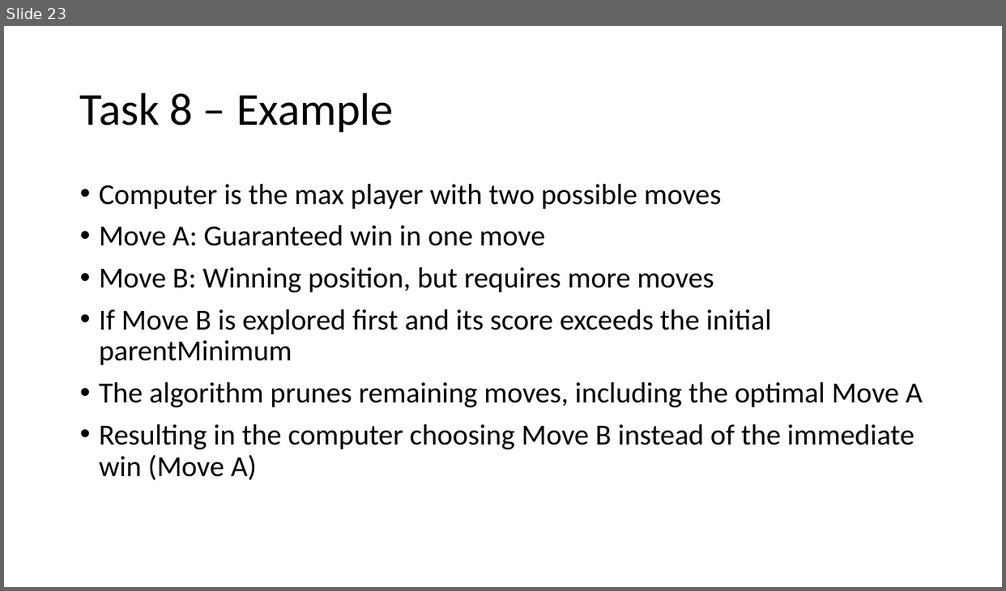
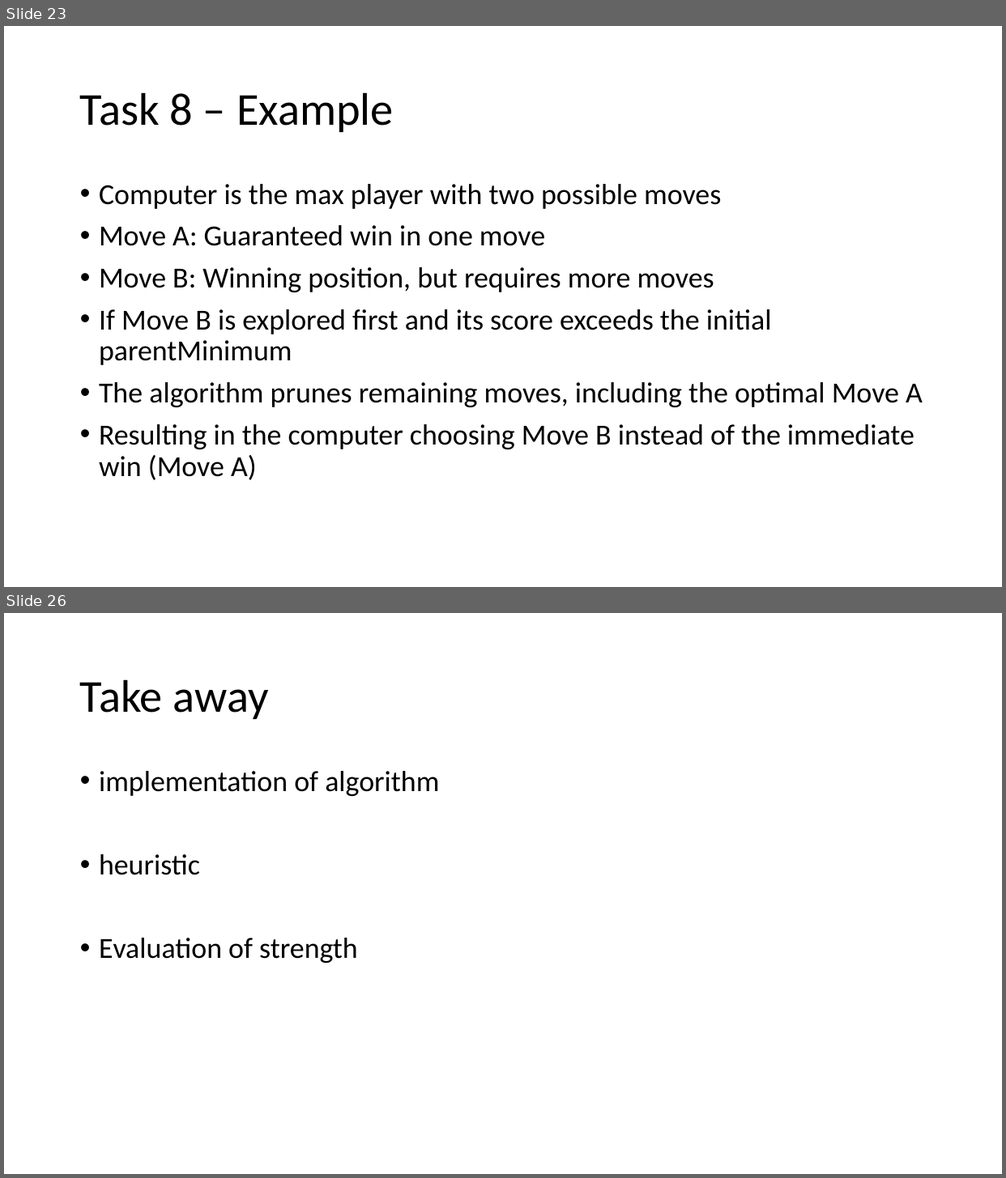
Before and after one commit to XaverB/connect-four, a slide deck: doc/ConnectFourPresentationDraft.pptx. Shown one above the other, each under a label of ours: slide 23 before the commit, slides 23 and 26 after it; the slides between them are not shown. The pictures are 1006x591 and 1006x1178 pixels, drawn with LibreOffice and Linux fonts; fonts in the diff are those of the drawing. Boxes give left, top, right and bottom in pixels: in the first picture for what was removed or moved away, otherwise in the second. Text is boxed around its words. In the diff, an @@ line names an element or a change of style, - is before the commit and + after.

```diff
--- a/doc/ConnectFourPresentationDraft.pptx
+++ b/doc/ConnectFourPresentationDraft.pptx
@@ slide 26 added at (4, 613, 1002, 1174), background #FFFFFF @@
@@ title added at (80, 679, 269, 719), 44 pt, text #000000 @@
+Take away
@@ text added at (99, 771, 439, 963), 28 pt, text #000000 @@
+• implementation of algorithm
+• heuristic
+• Evaluation of strength
```
Also in this commit, not shown: 4 slides changed.
